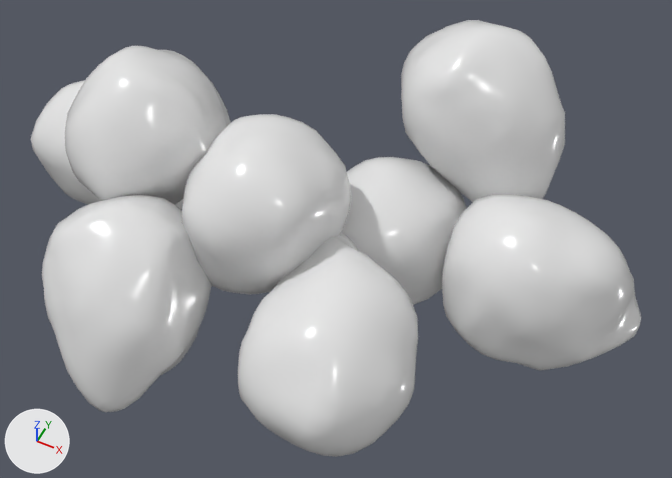
Before and after pictures for a commit that changed the glTF model CellCluster.gltf.
Both versions are drawn from a 50 mm lens placed at (1.37, 3.2, 9.94), pointed at (-1.15, 8.23, 3.65). The lights are fixed; the arrows at lower left show +X, +Y and +Z.
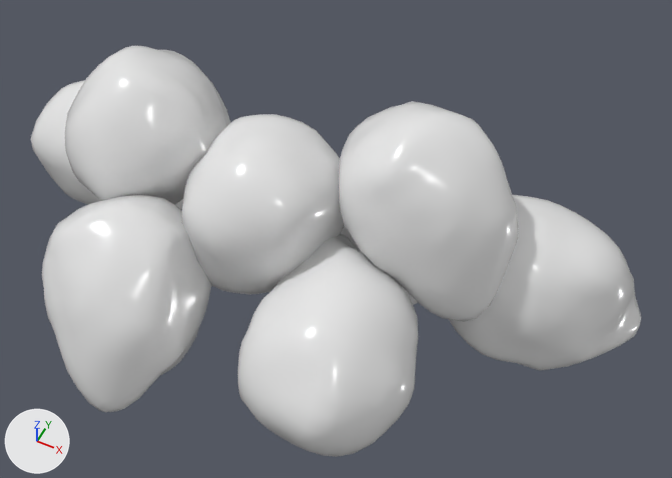
Commit message: this guy

Changed parts and their boxes [x1, y1, x2, y2] in the pictures (672 x 478 px):
'Object405', moved
    before: [401, 20, 565, 202]
    after: [339, 101, 518, 322]
'Object411', unchanged, covered by the edit
    before: [341, 157, 466, 305]
    after: [341, 226, 418, 305]

Edits to the bpy script that builds the scene:
```text
Change ob_object405:
    ob_object405.location: (1.272, -2.357, 0.593) -> (1.272, -3.625, 0.593)
```
